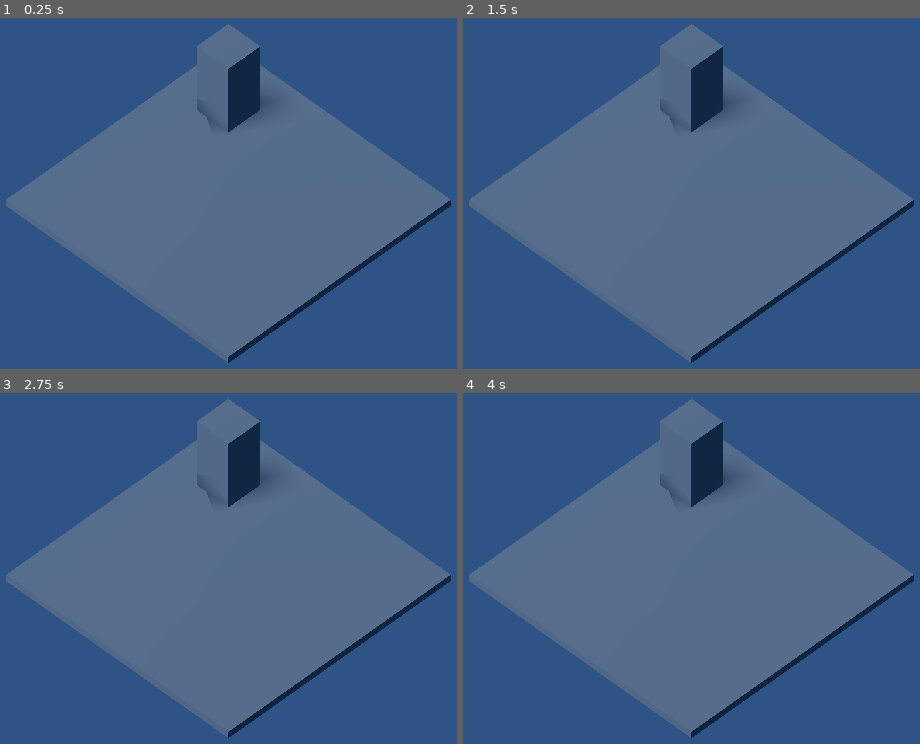
Above: before the commit, frames 1-4 (two rows, left to right).
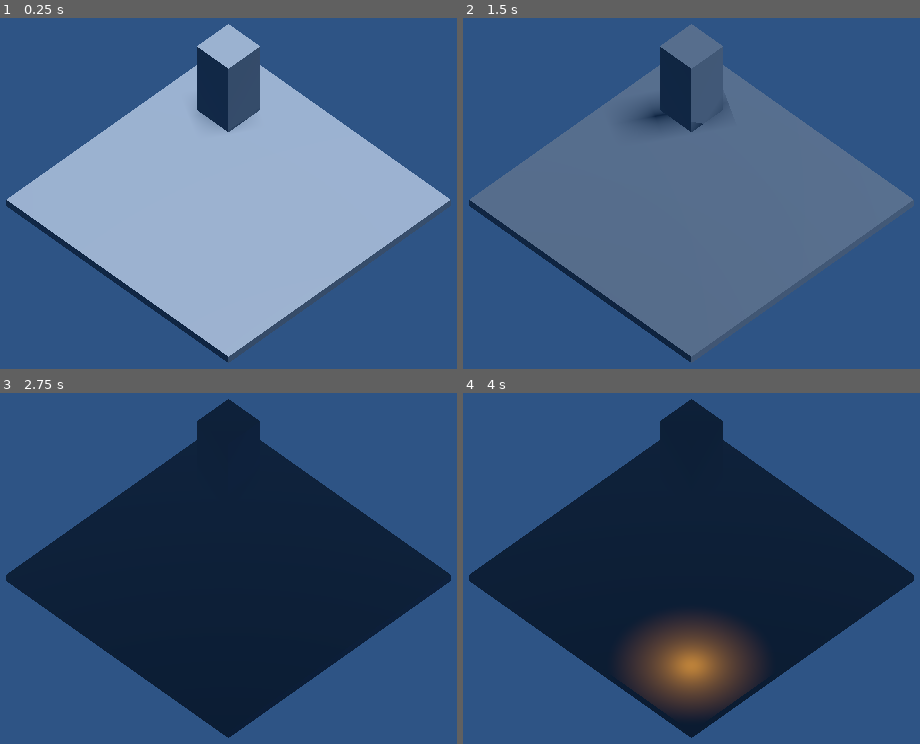
Above: after the commit, the same moments.

Repository: iandifilippo/Taller-4---Hielo-Fino
Game: Godot game, scene res://zona_a.tscn
Same seed, same stepped clock (60 frames per second), same inputs: the game is played once before the commit and once after it. This scene is started directly instead of the project's main scene.
Inputs:
- Up to frame 1 (0.25 s): no input
- Up to frame 2 (1.5 s): tap Enter at 0.5 s; hold D 0.53-1.28 s; hold E 0.53-1.28 s; hold S from 1.28 s (still down); tap E at 1.35 s
- Up to frame 3 (2.75 s): release S at 2.03 s; hold D from 2.03 s (still down); hold E from 2.03 s (still down)
- Up to frame 4 (4 s): tap Space at 2.75 s; release D at 2.78 s; release E at 2.78 s; hold W 2.78-3.53 s; tap E at 2.85 s; tap Enter at 3.5 s; hold A from 3.53 s (still down); hold E from 3.53 s (still down)

The runs differ from the first frame. In frame 1, 46% of the frame differs, in the area x 1-99%, y 1-99%; in frame 2, 4.6%; in frame 3, 44%; in frame 4, 44%.

Commit message:
Tarea A nivel 2

Diff:
--- a/sistema_sol.gd
+++ b/sistema_sol.gd
@@ -1,5 +1,7 @@
 class_name SistemaSol
 extends Node
+
+signal cambio_noche(es_noche: bool) # AVISO DE NOCHE
 
 @export var sol: DirectionalLight3D # LA LUNA
 @export var entorno: WorldEnvironment # NIEBLA AZUL
@@ -10,14 +12,20 @@
 
 @onready var ciclo: CicloDia = $CicloDia
 
+var era_noche := false # ESTADO DEL FRAME ANTERIOR
+
 func _ready() -> void:
 	aplicar_hora()
-	print(CicloDia.elevacion(9.0), " ", CicloDia.factor_sol(9.0), " ", CicloDia.factor_sol(20.0)) # PRUEBA
-	print("energia ", sol.light_energy, " color ", sol.light_color) # PRUEBA 1 3:41 p.m. error de mac
+	era_noche = CicloDia.factor_sol(ciclo.hora) <= 0.0
+	cambio_noche.connect(func(n): print("noche: ", n, " a las ", snappedf(ciclo.hora, 0.1))) # PRUEBA
 
 func _process(delta: float) -> void:
 	ciclo.avanzar(delta)
 	aplicar_hora()
+	var es_noche := CicloDia.factor_sol(ciclo.hora) <= 0.0
+	if es_noche != era_noche: # SOLO SI CAMBIA
+		era_noche = es_noche
+		cambio_noche.emit(es_noche)
 
 func aplicar_hora() -> void:
 	var h := ciclo.hora
--- a/zona_a.tscn
+++ b/zona_a.tscn
@@ -33,6 +33,9 @@
 
 [node name="CicloDia" type="Node" parent="SistemaSol" unique_id=293972353]
 script = ExtResource("2_fntjl")
+hora = 12.0
+duracion_dia = 12.0
+pausado = false
 
 [node name="Camera3D" type="Camera3D" parent="." unique_id=132261495]
 transform = Transform3D(0.70710677, -0.49999997, 0.49999997, 0, 0.70710677, 0.70710677, -0.70710677, -0.49999997, 0.49999997, 7, 10, 7)
@@ -46,3 +49,11 @@
 [node name="Bloque" type="MeshInstance3D" parent="." unique_id=2127338638]
 transform = Transform3D(1, 0, 0, 0, 1, 0, 0, 0, 1, -2, 1, -2)
 mesh = SubResource("BoxMesh_t06gn")
+
+[node name="LuzHoyo" type="OmniLight3D" parent="." unique_id=1033496671]
+transform = Transform3D(1, 0, 0, 0, 1, 0, 0, 0, 1, 2, 0.5, 2)
+visible = false
+light_color = Color(0.9607843, 0.6509804, 0.13725491, 1)
+omni_range = 2.0
+
+[connection signal="cambio_noche" from="SistemaSol" to="LuzHoyo" method="set_visible"]
